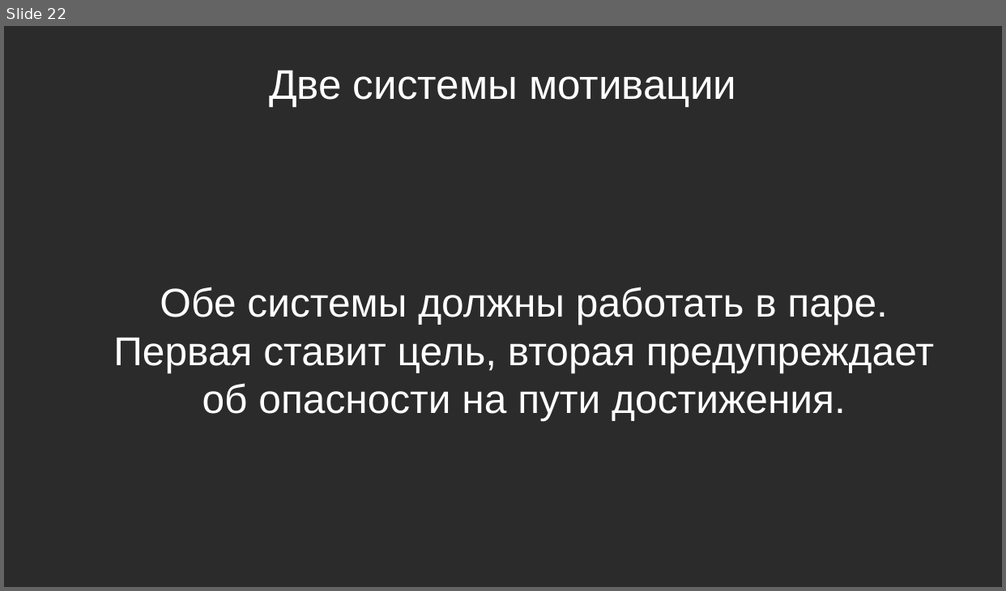
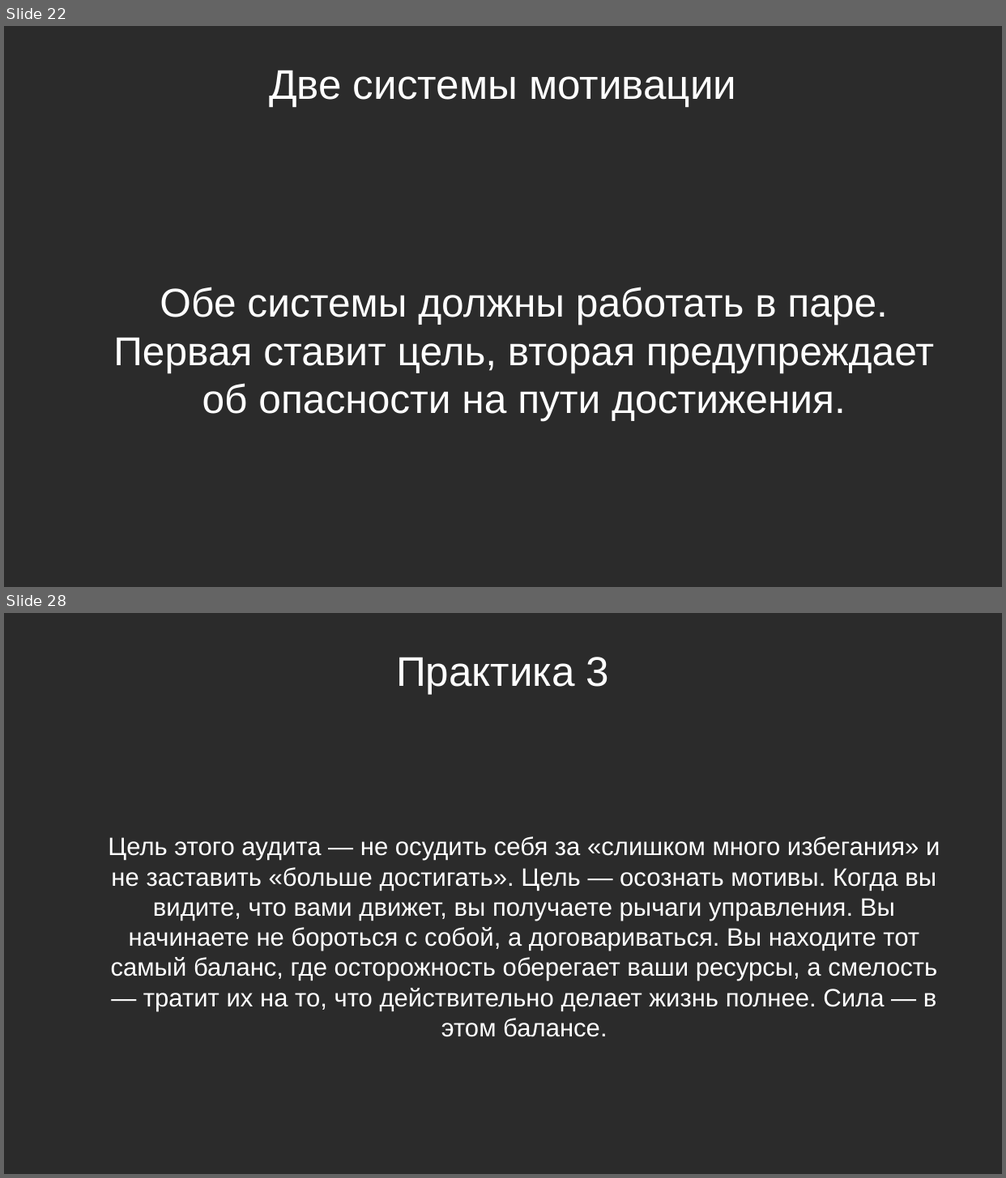
Before and after one commit to Chularev/articles, a slide deck: Psychology/Гомеостаз и мотивация (практика).odp. Shown one above the other, each under a label of ours: slide 22 before the commit, slides 22 and 28 after it; the slides between them are not shown. The pictures are 1006x591 and 1006x1178 pixels, drawn with LibreOffice and Linux fonts; fonts in the diff are those of the drawing; background and template pictures are left out; a plain dark background stands for a picture behind light text. Boxes give left, top, right and bottom in pixels: in the first picture for what was removed or moved away, otherwise in the second. Text is boxed around its words. In the diff, an @@ line names an element or a change of style, - is before the commit and + after.

```diff
--- a/Psychology/Гомеостаз и мотивация (практика).odp
+++ b/Psychology/Гомеостаз и мотивация (практика).odp
@@ slide 28 added at (x1=4, y1=613, x2=1002, y2=1174), background picture (left out) @@
@@ title added at (x1=396, y1=657, x2=609, y2=695), 33 pt, text #FFFFFF @@
+Практика 3
@@ text added at (x1=108, y1=837, x2=940, y2=1037), 20 pt, text #FFFFFF @@
+Цель этого аудита — не осудить себя за «слишком много избегания» и не заставить «больше достигать». Цель — осознать мотивы. Когда вы видите, что вами движет, вы получаете рычаги управления. Вы начинаете не бороться с собой, а договариваться. Вы находите тот самый баланс, где осторожность оберегает ваши ресурсы, а смелость — тратит их на то, что действительно делает жизнь полнее. Сила — в этом балансе.
```
Also in this commit, not shown: 4 slides changed, 13 other slides added, 1 slide removed.
